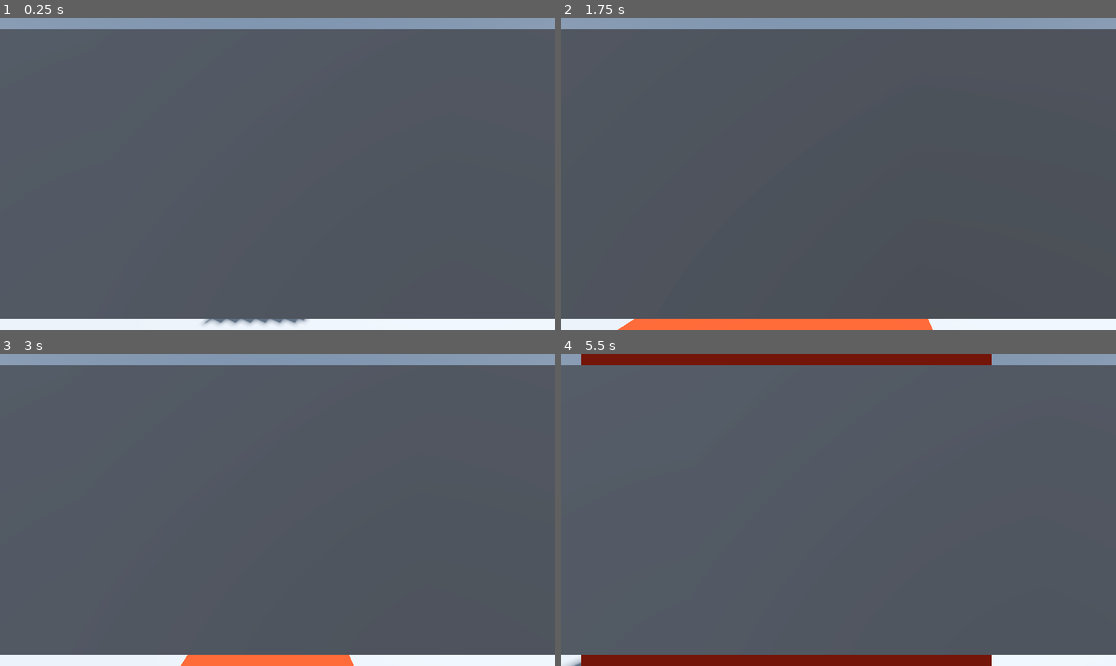
Above: before the commit, frames 1-4 (two rows, left to right).
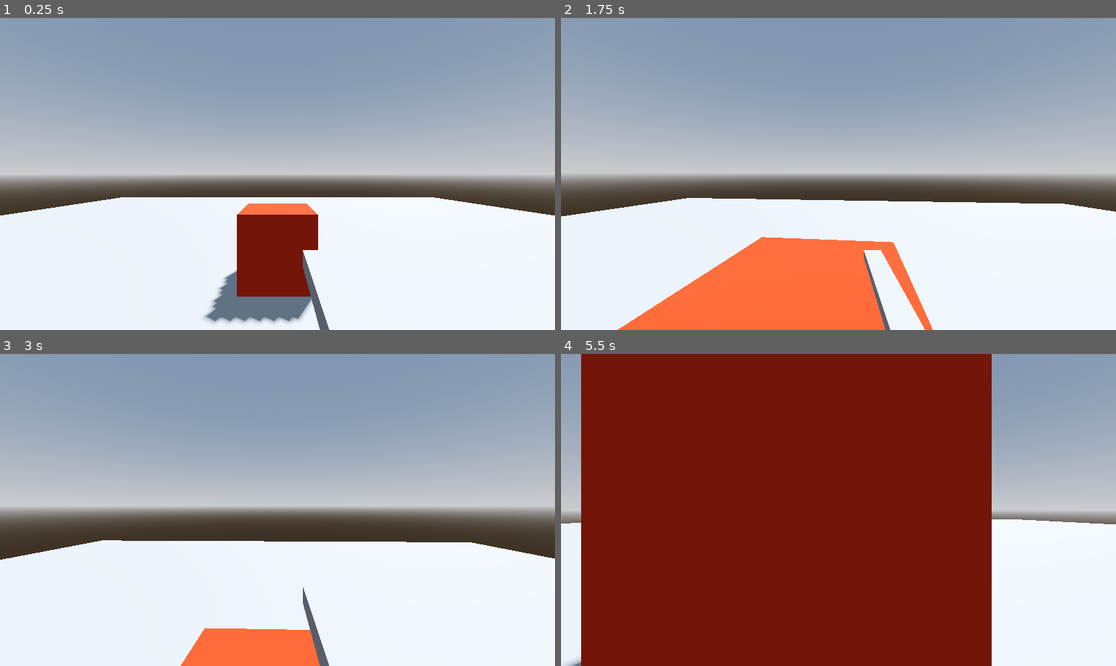
Above: after the commit, the same moments.

Repository: aapokaapo/aapo-arena-fps
Game: Godot game, scene res://worlds/test_world.tscn
Two runs of this game, one before a commit and one after it. Both use one fixed random seed, a clock stepped at 60 frames per second and the inputs below.
Inputs (mouse positions are in pixels of both pictures, inside the frame that each line leads up to):
- Up to frame 1 (0.25 s): no input
- Up to frame 2 (1.75 s): tap Enter at 0.5 s; move the mouse to (866, 174) at 0.52 s; hold Ctrl (crouch) 0.53-1.28 s; hold W (move_forward) from 0.53 s (still down); tap Space (jump) at 0.77, 1.52 s; move the mouse to (810, 174) at 1.27 s; tap Shift (sprint) at 1.35 s
- Up to frame 3 (3 s): keep holding W (move_forward); move the mouse to (288, 503) at 2.02 s; hold Ctrl (crouch) 2.03-2.78 s; tap Space (jump) at 2.75 s; move the mouse to (271, 516) at 2.77 s; tap Shift (sprint) at 2.85 s
- Up to frame 4 (5.5 s): keep holding W (move_forward); tap Space (jump) at 3.02, 3.77, 4.52 s; move the mouse to (877, 513) at 3.52 s; hold Ctrl (crouch) 3.53-4.28 s; move the mouse to (794, 506) at 4.27 s; tap Shift (sprint) at 4.35 s; move the mouse to (844, 510) at 5.02 s; hold Ctrl (crouch) from 5.03 s (still down)

The runs differ from the first frame. In frame 1, 92% of the frame differs, in the area x 0-100%, y 3-100%; in frame 2, 92%; in frame 3, 92%; in frame 4, 93%.

Commit message:
movement fixes

Diff:
--- a/player.tscn
+++ b/player.tscn
@@ -1,6 +1,7 @@
 [gd_scene format=3 uid="uid://dtfk4u7b4xtpj"]
 
 [ext_resource type="Script" uid="uid://dpawifb2atpf6" path="res://scripts/player.gd" id="1_4flbx"]
+[ext_resource type="PackedScene" uid="uid://djdbrxpif2mgi" path="res://resources/Rifle.tscn" id="2_onrkg"]
 
 [sub_resource type="CapsuleShape3D" id="CapsuleShape3D_sh265"]
 
@@ -19,10 +20,16 @@
 transform = Transform3D(1, 0, 0, 0, 1, 0, 0, 0, 1, 0, 0.5, 0)
 
 [node name="Camera3D" type="Camera3D" parent="Head" unique_id=1338197417]
+near = 0.15
 
 [node name="MeshInstance3D" type="MeshInstance3D" parent="Head" unique_id=829496271]
 transform = Transform3D(1, 0, 0, 0, 1, 0, 0, 0, 1, 0, 0, -0.39)
 mesh = SubResource("BoxMesh_4flbx")
 
+[node name="Hand" type="Node3D" parent="Head" unique_id=490226382]
+
+[node name="Rifle" parent="Head/Hand" unique_id=587892843 instance=ExtResource("2_onrkg")]
+transform = Transform3D(1, 0, 0, 0, 1, 0, 0, 0, 1, 0.2, -0.5, -0.7)
+
 [node name="MeshInstance3D" type="MeshInstance3D" parent="." unique_id=1765470655]
 mesh = SubResource("CapsuleMesh_sh265")
--- a/project.godot
+++ b/project.godot
@@ -52,6 +52,11 @@
 "events": [Object(InputEventKey,"resource_local_to_scene":false,"resource_name":"","device":-1,"window_id":0,"alt_press …(195 unchanged characters)…
 ]
 }
+fire={
+"deadzone": 0.2,
+"events": [Object(InputEventMouseButton,"resource_local_to_scene":false,"resource_name":"","device":-1,"window_id":0,"alt_pressed":false,"shift_pressed":false,"ctrl_pressed":false,"meta_pressed":false,"button_mask":0,"position":Vector2(0, 0),"global_position":Vector2(0, 0),"factor":1.0,"button_index":1,"canceled":false,"pressed":false,"double_click":false,"script":null)
+]
+}
 
 [physics]
 
--- /dev/null
+++ b/resources/Rifle.tscn
@@ -0,0 +1,13 @@
+[gd_scene format=3 uid="uid://djdbrxpif2mgi"]
+
+[ext_resource type="Script" uid="uid://bkep0kmedo1k" path="res://resources/Weapon.gd" id="1_yqw3o"]
+
+[sub_resource type="BoxMesh" id="BoxMesh_yqw3o"]
+size = Vector3(0.1, 0.1, 1)
+
+[node name="Rifle" type="Node3D" unique_id=587892843]
+script = ExtResource("1_yqw3o")
+metadata/_custom_type_script = "uid://bkep0kmedo1k"
+
+[node name="MeshInstance3D" type="MeshInstance3D" parent="." unique_id=1343670898]
+mesh = SubResource("BoxMesh_yqw3o")
--- /dev/null
+++ b/resources/Weapon.gd
@@ -0,0 +1,46 @@
+class_name Weapon
+extends Node3D
+
+@export_group("Weapon Stats")
+@export var weapon_name: String = "Rifle"
+@export var damage: float = 10.0
+@export var fire_rate: float = 0.2 # Seconds between shots (lower is faster)
+@export var max_ammo: int = 30
+@export var range: float = 50.0
+
+var current_ammo: int
+var can_fire: bool = true
+var fire_timer: Timer
+
+func _ready() -> void:
+	# Initialize ammo
+	current_ammo = max_ammo
+
+	# Programmatically create a timer to handle fire rate delays
+	fire_timer = Timer.new()
+	fire_timer.one_shot = true
+	fire_timer.wait_time = fire_rate
+	fire_timer.timeout.connect(_on_fire_timer_timeout)
+	add_child(fire_timer)
+
+# Virtual function: Intended to be overridden by child weapons
+func fire() -> bool:
+	if current_ammo > 0 and can_fire:
+		current_ammo -= 1
+		can_fire = false
+		fire_timer.start()
+
+		# (Visuals, sound, and hit detection will go here in specific weapons)
+		print(weapon_name + " fired! Ammo: " + str(current_ammo) + "/" + str(max_ammo))
+		return true
+	else:
+		if current_ammo <= 0:
+			print("Click! Out of ammo.")
+		return false
+
+func reload() -> void:
+	current_ammo = max_ammo
+	print(weapon_name + " reloaded.")
+
+func _on_fire_timer_timeout() -> void:
+	can_fire = true
--- a/scripts/player.gd
+++ b/scripts/player.gd
@@ -2,7 +2,7 @@
 
 # --- Speeds & Acceleration ---
 const WALK_SPEED = 5.0
-const SPRINT_SPEED = 8.0
+const SPRINT_SPEED = 6.2
 const CROUCH_SPEED = 2.5
 const JUMP_VELOCITY = 4.5
 
Not shown, added: resources/Weapon.gd.uid
